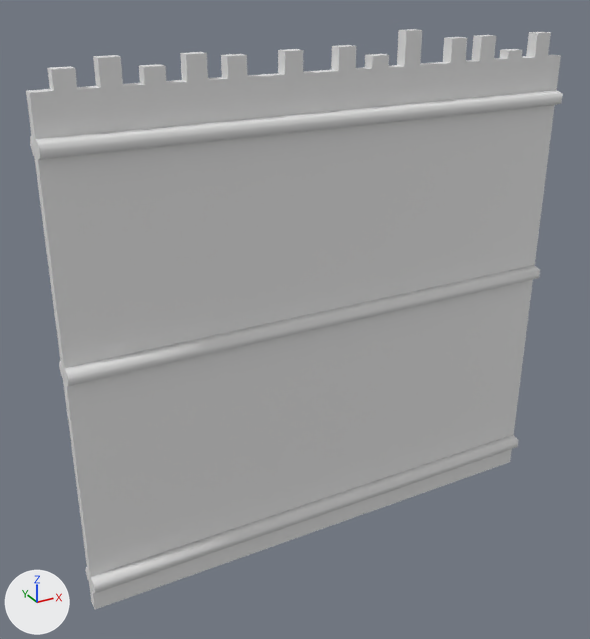
The COLLADA model art/meshes/structural/palisade_bamboo_short.dae as it was, and as the next commit left it.
One viewpoint serves both versions: a camera (50 mm lens) standing at (-6.17, -10.09, 8.66) and looking at (-0.5, 0.23, 3.5). The lights are fixed; the arrows at lower left show +X, +Y and +Z. Vertices at the same position are counted once.

Names of what the first picture shows: 'palisade_bamboo_short'.
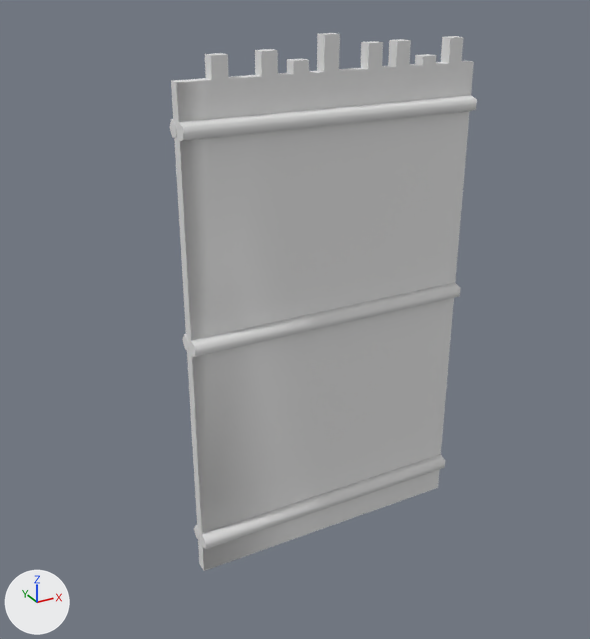
Where the change shows, as pixel boxes (x1, y1, x2, y2) in the pictures (590 x 639 px; the box of a moved part takes in the faces that stretch with it):
```json
{"object": "palisade_bamboo_short", "change": "reshaped", "before": [26, 29, 563, 610], "after": [169, 33, 477, 571], "on screen": "43% narrower, 7% shorter"}
{"part": 1, "of": "me_palisade_bamboo_short", "change": "added", "after": [169, 119, 177, 138]}
{"part": 2, "of": "me_palisade_bamboo_short", "change": "added", "after": [182, 334, 189, 350]}
{"part": 3, "of": "me_palisade_bamboo_short", "change": "added", "after": [176, 95, 477, 141]}
{"part": 4, "of": "me_palisade_bamboo_short", "change": "added", "after": [189, 283, 461, 357]}
{"part": 5, "of": "me_palisade_bamboo_short", "change": "added", "after": [194, 525, 200, 540]}
{"part": 6, "of": "me_palisade_bamboo_short", "change": "added", "after": [200, 455, 446, 549]}
{"part": 7, "of": "me_palisade_bamboo_short", "change": "moved or reshaped", "before": [395, 32, 561, 503], "after": [330, 36, 474, 526]}
{"part": 8, "of": "me_palisade_bamboo_short", "change": "rebuilt", "before": [26, 29, 422, 610], "after": [171, 33, 340, 571], "on screen": "57% narrower, 7% shorter"}
{"part": 9, "of": "me_palisade_bamboo_short", "change": "deleted", "before": [30, 90, 563, 593]}
```

Edits to the scene script, one JSON object a line:
```json
{"block": "me_palisade_bamboo_short", "where": "# used by ob_palisade_bamboo_short; location = (0.0, 0.0, 0.0)"}
{"op": "remove", "block": "me_palisade_bamboo_short", "code": "me_palisade_bamboo_short.from_pydata(...)  # 180 vertices, 318 faces; spans x -4.17..4.22, y -0.23..0.26, z -0.47..7.75"}
{"op": "add", "block": "me_palisade_bamboo_short", "code": "me_palisade_bamboo_short.from_pydata(...)  # 140 vertices, 236 faces; spans x -2.37..2.42, y -0.23..0.26, z -0.47..7.75"}
{"block": "me_palisade_bamboo_short", "change": "me_palisade_bamboo_short part 1: a new loose piece, a 5-sided cylinder along x spanning x -2.37..2.41, y 0.02..0.26, z 6.52..6.77"}
{"block": "me_palisade_bamboo_short", "change": "me_palisade_bamboo_short part 2: a new loose piece, a 5-sided cylinder along x spanning x -2.37..2.41, y 0.02..0.26, z 3.44..3.69"}
{"block": "me_palisade_bamboo_short", "change": "me_palisade_bamboo_short part 3: a new loose piece, a 5-sided cylinder along x spanning x -2.37..2.41, y -0.23..0.0, z 6.52..6.77"}
{"block": "me_palisade_bamboo_short", "change": "me_palisade_bamboo_short part 4: a new loose piece, a 5-sided cylinder along x spanning x -2.37..2.41, y -0.23..0.0, z 3.44..3.69"}
{"block": "me_palisade_bamboo_short", "change": "me_palisade_bamboo_short part 5: a new loose piece, a 5-sided cylinder along x spanning x -2.37..2.41, y 0.02..0.26, z 0.03..0.28"}
{"block": "me_palisade_bamboo_short", "change": "me_palisade_bamboo_short part 6: a new loose piece, a 5-sided cylinder along x spanning x -2.37..2.41, y -0.23..0.0, z 0.03..0.28"}
{"block": "me_palisade_bamboo_short", "change": "me_palisade_bamboo_short part 7: the loose piece of 40 vertices spanning x 1.42..4.22, y -0.07..0.12, z -0.47..7.62 is scaled about its middle by (0.855, 1, 1), then moved by (-1.59, 0.0, 0.0)"}
{"block": "me_palisade_bamboo_short", "change": "me_palisade_bamboo_short part 8: the loose piece of 80 vertices spanning x -4.17..1.42, y -0.07..0.12, z -0.47..7.75 is rebuilt with 40 vertices and now spans x -2.36..0.03, y -0.07..0.12, z -0.47..7.75"}
{"block": "me_palisade_bamboo_short", "change": "me_palisade_bamboo_short part 9: 6 loose pieces with 60 vertices, spanning x -4.17..4.2, y -0.23..0.26, z -0.08..6.72, are deleted"}
```
